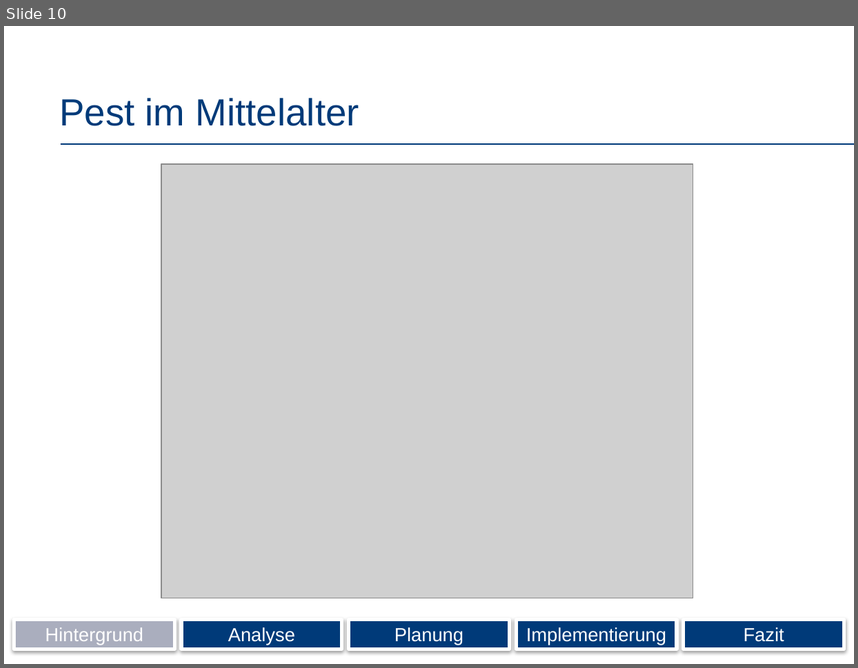
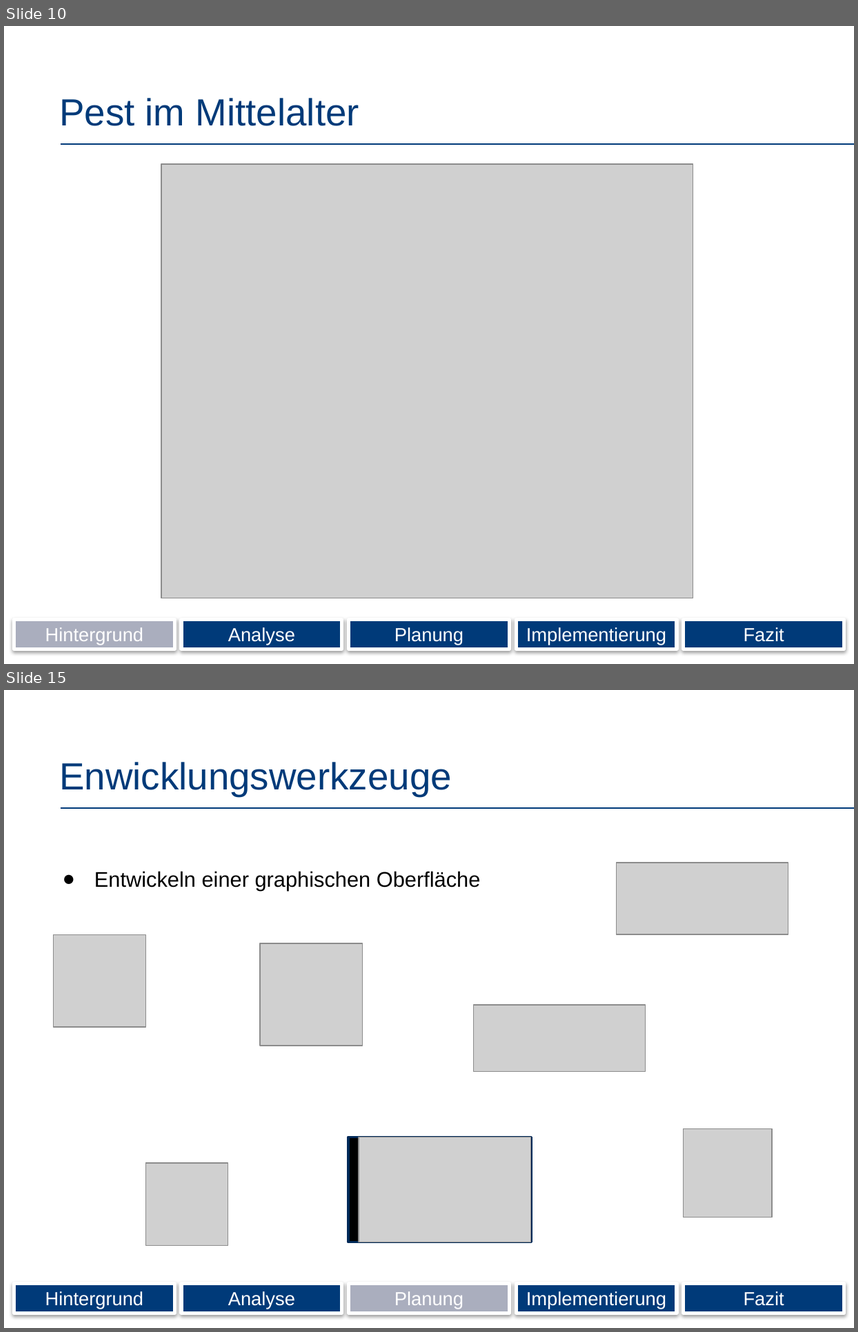
Before and after one commit to Wolle1508/SE-Projekt, a slide deck: Präsentation.pptx. Shown one above the other, each under a label of ours: slide 10 before the commit, slides 10 and 15 after it; the slides between them are not shown. The pictures are 858x668 and 858x1332 pixels, drawn with LibreOffice and Linux fonts; fonts in the diff are those of the drawing; grey boxes stand for pictures; background and template pictures are left out. Boxes give left, top, right and bottom in pixels: in the first picture for what was removed or moved away, otherwise in the second. Text is boxed around its words. In the diff, an @@ line names an element or a change of style, - is before the commit and + after.

```diff
--- a/Präsentation.pptx
+++ b/Präsentation.pptx
@@ slide 15 added at box(4, 690, 854, 1328), background #FFFFFF; not listed: 1 template element that a slide beside it also shows @@
@@ title added at box(59, 762, 452, 796), 32 pt, text #003A79 @@
+Enwicklungswerkzeuge
@@ text added at box(94, 871, 481, 891), 18 pt, text #000000 @@
+● Entwickeln einer graphischen Oberfläche
@@ picture added at box(616, 862, 788, 935) @@
@@ picture added at box(53, 934, 146, 1027) @@
@@ picture added at box(260, 943, 362, 1045) @@
@@ picture added at box(473, 1005, 645, 1072) @@
@@ rectangle added at box(348, 1136, 531, 1242), fill #000000, outline #002B5A 2 pt @@
@@ picture added at box(359, 1136, 530, 1242) @@
@@ picture added at box(683, 1129, 771, 1217) @@
@@ picture added at box(146, 1163, 228, 1245) @@
@@ rectangle added at box(14, 1283, 175, 1312), fill #003A79, outline #FFFFFF 3 pt, 16 pt, text #FFFFFF @@
+Hintergrund
@@ rectangle added at box(181, 1283, 342, 1312), fill #003A79, outline #FFFFFF 3 pt, 16 pt, text #FFFFFF @@
+Analyse
@@ rectangle added at box(349, 1283, 510, 1312), fill #AAAEBE, outline #FFFFFF 3 pt, 16 pt, text #FFFFFF @@
+Planung
@@ rectangle added at box(516, 1283, 677, 1312), fill #003A79, outline #FFFFFF 3 pt, 16 pt, text #FFFFFF @@
+Implementierung
@@ rectangle added at box(683, 1283, 844, 1312), fill #003A79, outline #FFFFFF 3 pt, 16 pt, text #FFFFFF @@
+Fazit
```
Also in this commit, not shown: 2 slides changed, 8 other slides added.
